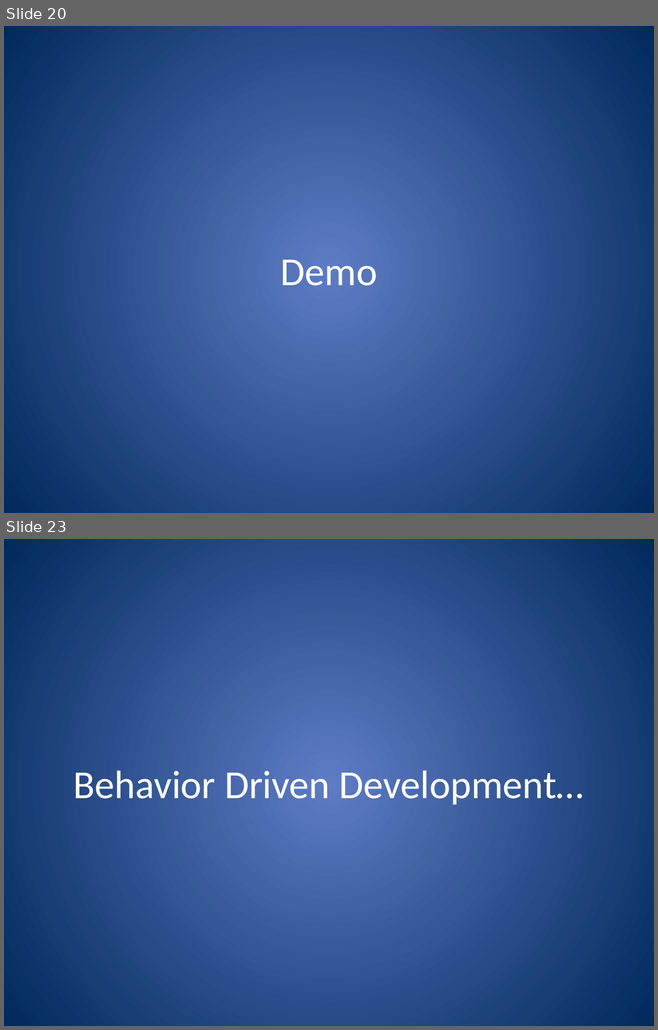
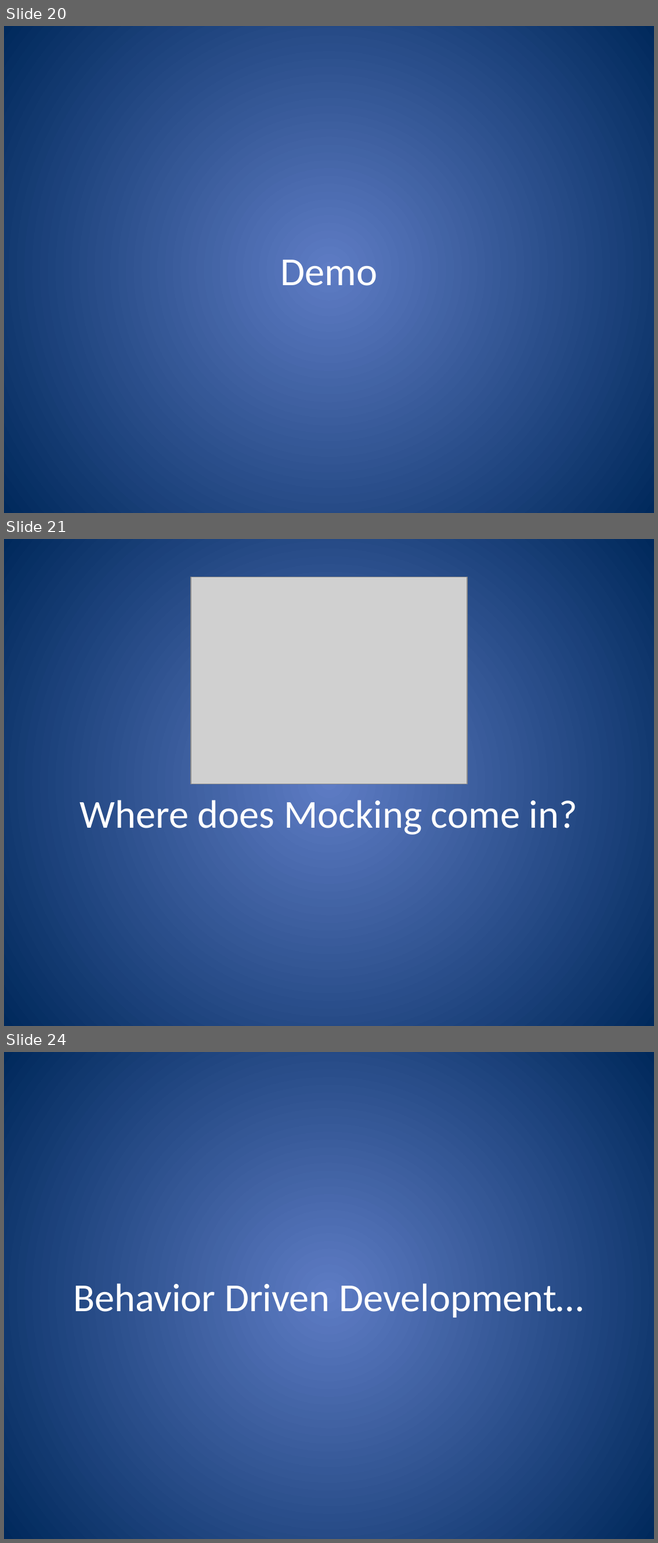
Before and after one commit to ferventcoder/presentations, a slide deck: dotNet/powershellbdd/AutomatedTestingForPowerShell.pptx. Shown one above the other, each under a label of ours: slides 20 and 23 before the commit, slides 20, 21 and 24 after it; the slides between them are not shown. The pictures are 658x1030 and 658x1543 pixels, drawn with LibreOffice and Linux fonts; fonts in the diff are those of the drawing; grey boxes stand for pictures. Boxes give left, top, right and bottom in pixels: in the first picture for what was removed or moved away, otherwise in the second. Text is boxed around its words. In the diff, an @@ line names an element or a change of style, - is before the commit and + after.

```diff
--- a/dotNet/powershellbdd/AutomatedTestingForPowerShell.pptx
+++ b/dotNet/powershellbdd/AutomatedTestingForPowerShell.pptx
@@ slide 21 added at [4,539,654,1026], background gradient #5E7CC5 to #00295C @@
@@ picture added at [191,577,467,784] @@
@@ title added at [80,800,577,835], 44 pt, text #FFFFFF @@
+Where does Mocking come in?
@@ what was slide 23 is now slide 24 @@
```
Also in this commit, not shown: 5 slides changed, 3 other slides added, 1 slide removed.
